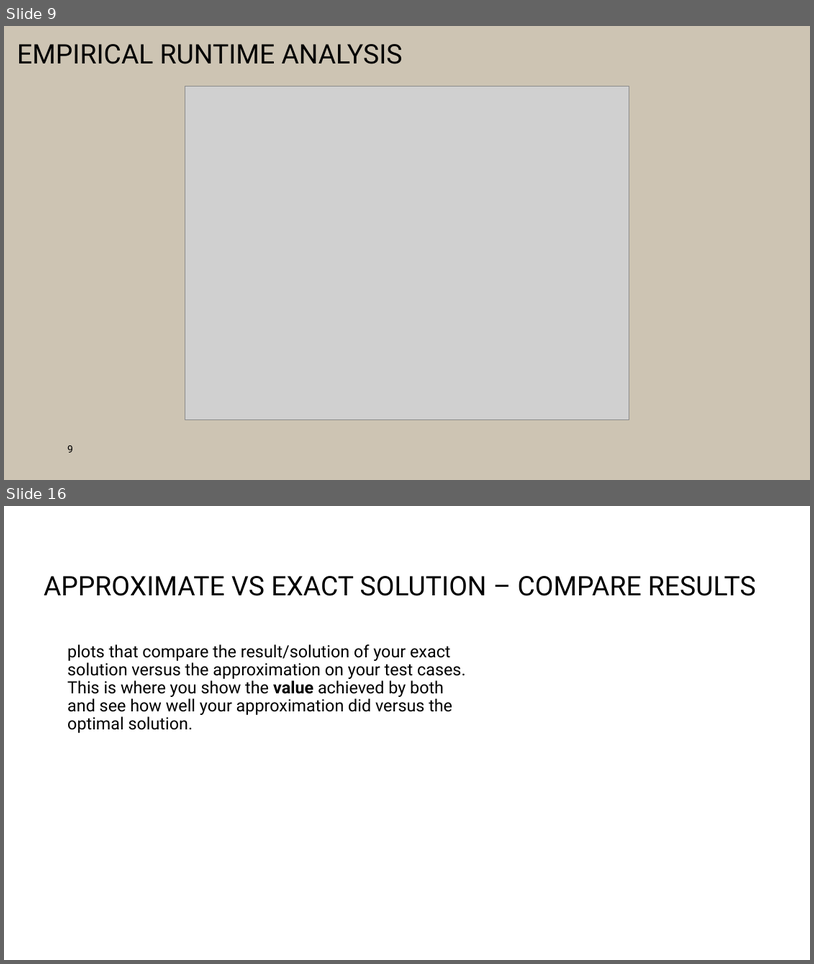
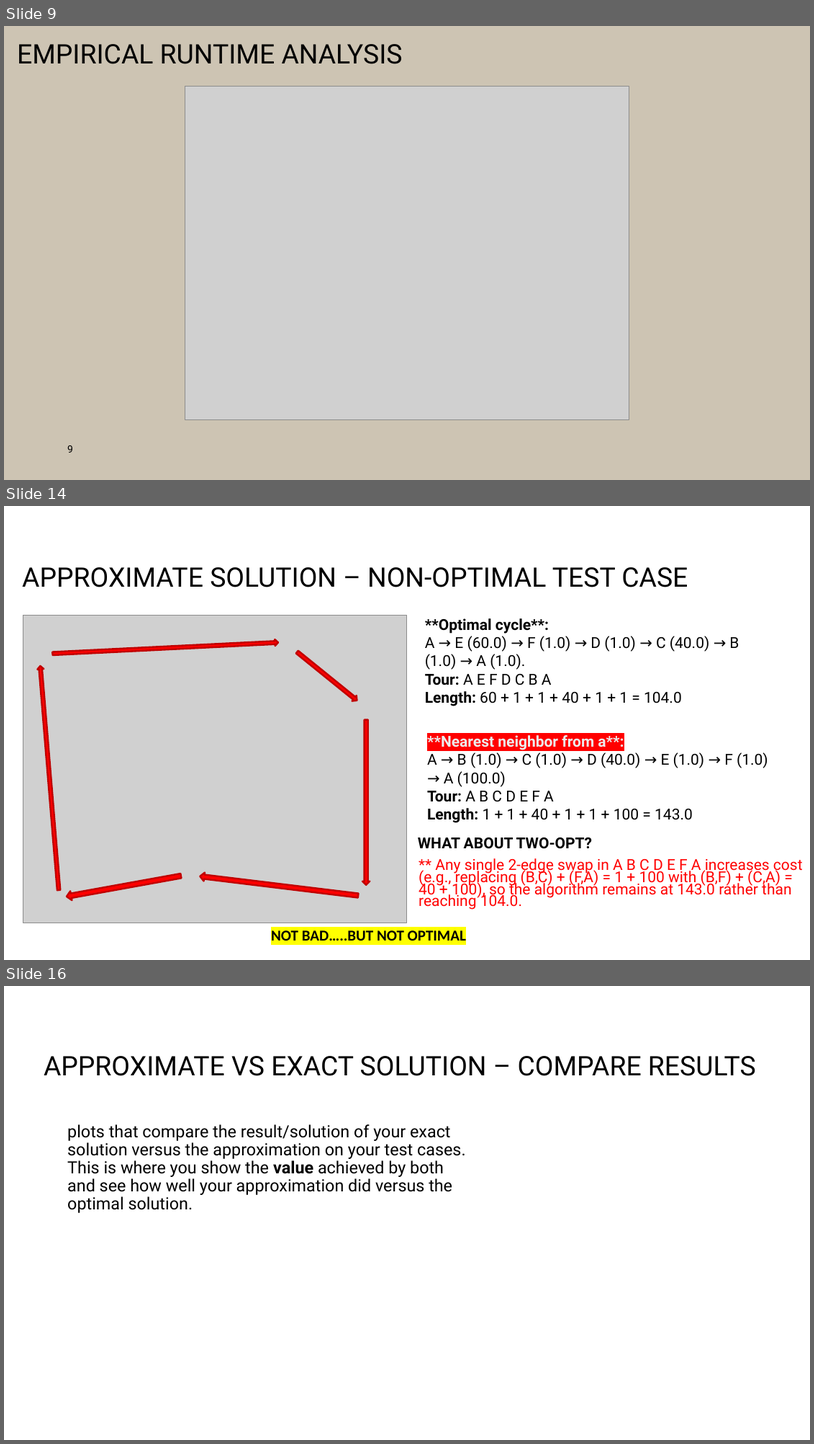
Before and after one commit to PictureOfGray/CS412-Team-NAME, a slide deck: presentations/TeamNAMETSP.pptx. Shown one above the other, each under a label of ours: slides 9 and 16 before the commit, slides 9, 14 and 16 after it; the slides between them are not shown. The pictures are 814x964 and 814x1444 pixels, drawn with LibreOffice and Linux fonts; fonts in the diff are those of the drawing; grey boxes stand for pictures; background and template pictures are left out. Boxes give left, top, right and bottom in pixels: in the first picture for what was removed or moved away, otherwise in the second. Text is boxed around its words. In the diff, an @@ line names an element or a change of style, - is before the commit and + after.

Commit message:
finished some slides

```diff
--- a/presentations/TeamNAMETSP.pptx
+++ b/presentations/TeamNAMETSP.pptx
@@ slide 14 added at [4,506,810,960], background #FFFFFF @@
@@ title added at [22,567,688,587], 32 pt, text #000000 @@
+APPROXIMATE SOLUTION – NON-OPTIMAL TEST CASE
@@ picture added at [23,615,407,922] @@
@@ text added at [425,618,739,706], 18 pt, text #000000 @@
+**Optimal cycle**:
+A → E (60.0) → F (1.0) → D (1.0) → C (40.0) → B (1.0) → A (1.0).
+Tour: A E F D C B A
+Length: 60 + 1 + 1 + 40 + 1 + 1 = 104.0
@@ right arrow added at [52,639,278,656], fill #FF0000, outline #C00000 2 pt @@
@@ right arrow added at [295,649,360,703], fill #FF0000, outline #C00000 2 pt @@
@@ right arrow added at [37,666,62,890], fill #FF0000, outline #C00000 2 pt @@
@@ right arrow added at [363,719,370,885], fill #FF0000, outline #C00000 2 pt @@
@@ text added at [427,735,769,823], 18 pt, text #000000 @@
+**Nearest neighbor from a**:
+A → B (1.0) → C (1.0) → D (40.0) → E (1.0) → F (1.0) → A (100.0)
+Tour: A B C D E F A
+Length: 1 + 1 + 40 + 1 + 1 + 100 = 143.0
@@ text added at [418,837,593,849], 18 pt, text #000000, bold @@
+WHAT ABOUT TWO-OPT?
@@ right arrow added at [66,871,182,901], fill #FF0000, outline #C00000 2 pt @@
@@ right arrow added at [199,872,359,899], fill #FF0000, outline #C00000 2 pt @@
@@ text added at [419,858,803,909], 18 pt, text #FF0000 @@
+** Any single 2‑edge swap in A B C D E F A increases cost (e.g., replacing (B,C) + (F,A) = 1 + 100 with (B,F) + (C,A) = 40 + 100), so the algorithm remains at 143.0 rather than reaching 104.0.
@@ text added at [271,930,466,945], 18 pt, text #000000, bold @@
+NOT BAD…..BUT NOT OPTIMAL
```
Also in this commit, not shown: 4 slides changed, 3 other slides added, 2 slides removed, 1 other file.
